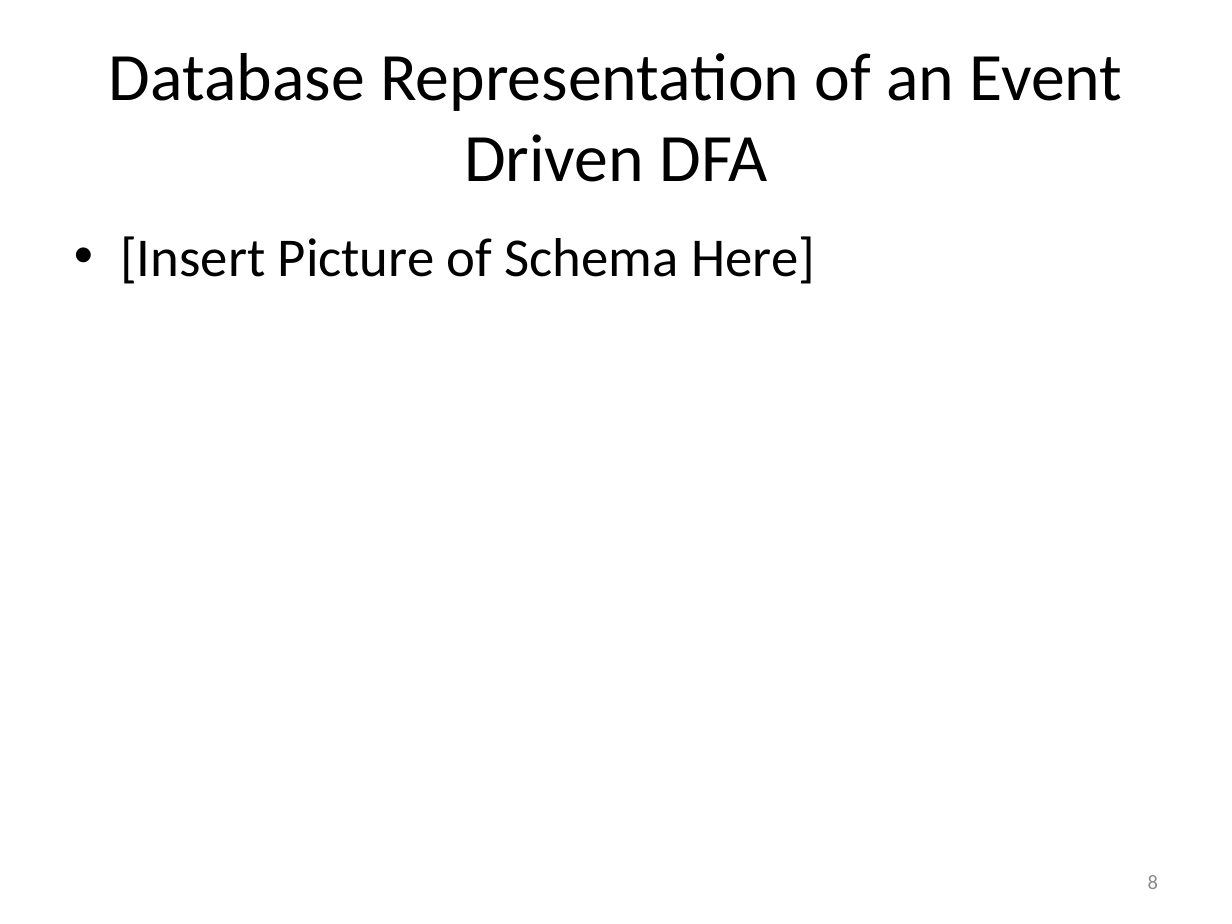
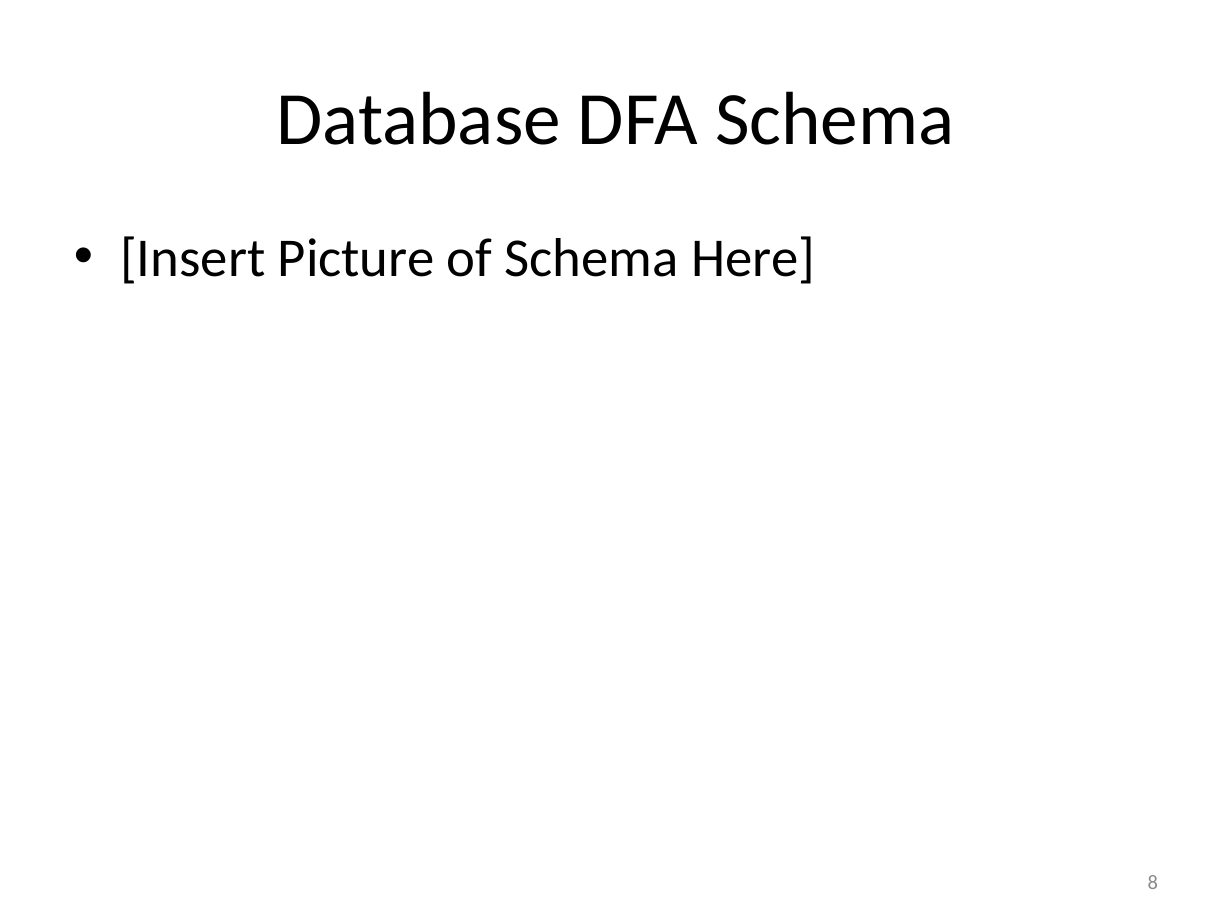
Before and after one commit to RichardRoda/DFA-Workflow-Model, a slide deck: slide 8 of Modeling Workflows with Event Driven DFA.pptx. Drawn at 1232x924 pixels with LibreOffice and Linux fonts; fonts in the diff are those of the drawing. Boxes give left, top, right and bottom in pixels: in the first picture for what was removed or moved away, otherwise in the second. Text is boxed around its words. In the diff, an @@ line names an element or a change of style, - is before the commit and + after.

```diff
--- a/Modeling Workflows with Event Driven DFA.pptx
+++ b/Modeling Workflows with Event Driven DFA.pptx
@@ title at (x1=276, y1=91, x2=954, y2=145): text changed; size 39.6 to 44 pt @@
-Database Representation of an Event Driven DFA
+Database DFA Schema
```
Also in this commit, not shown: 1 other slide changed, 5 slides added.
